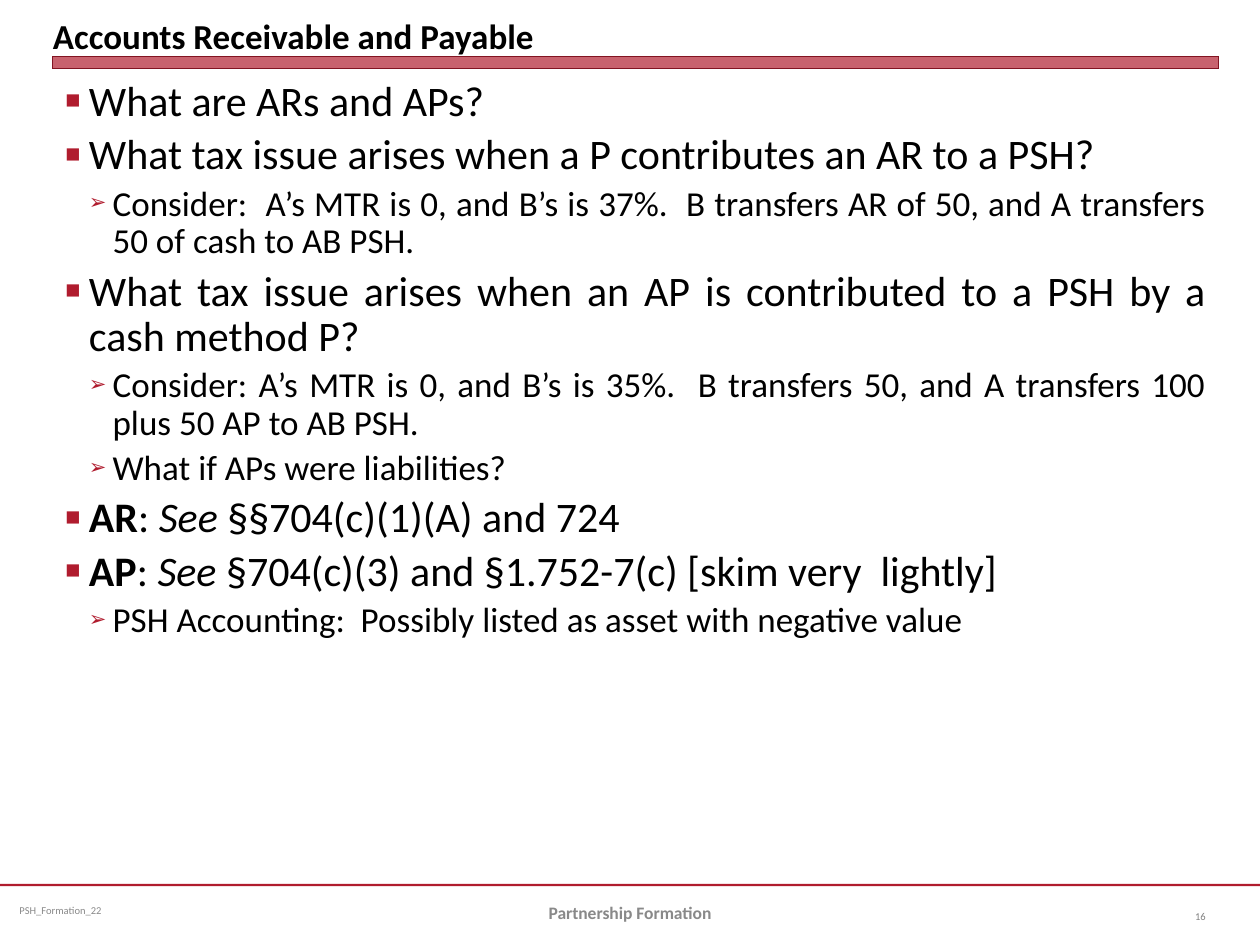
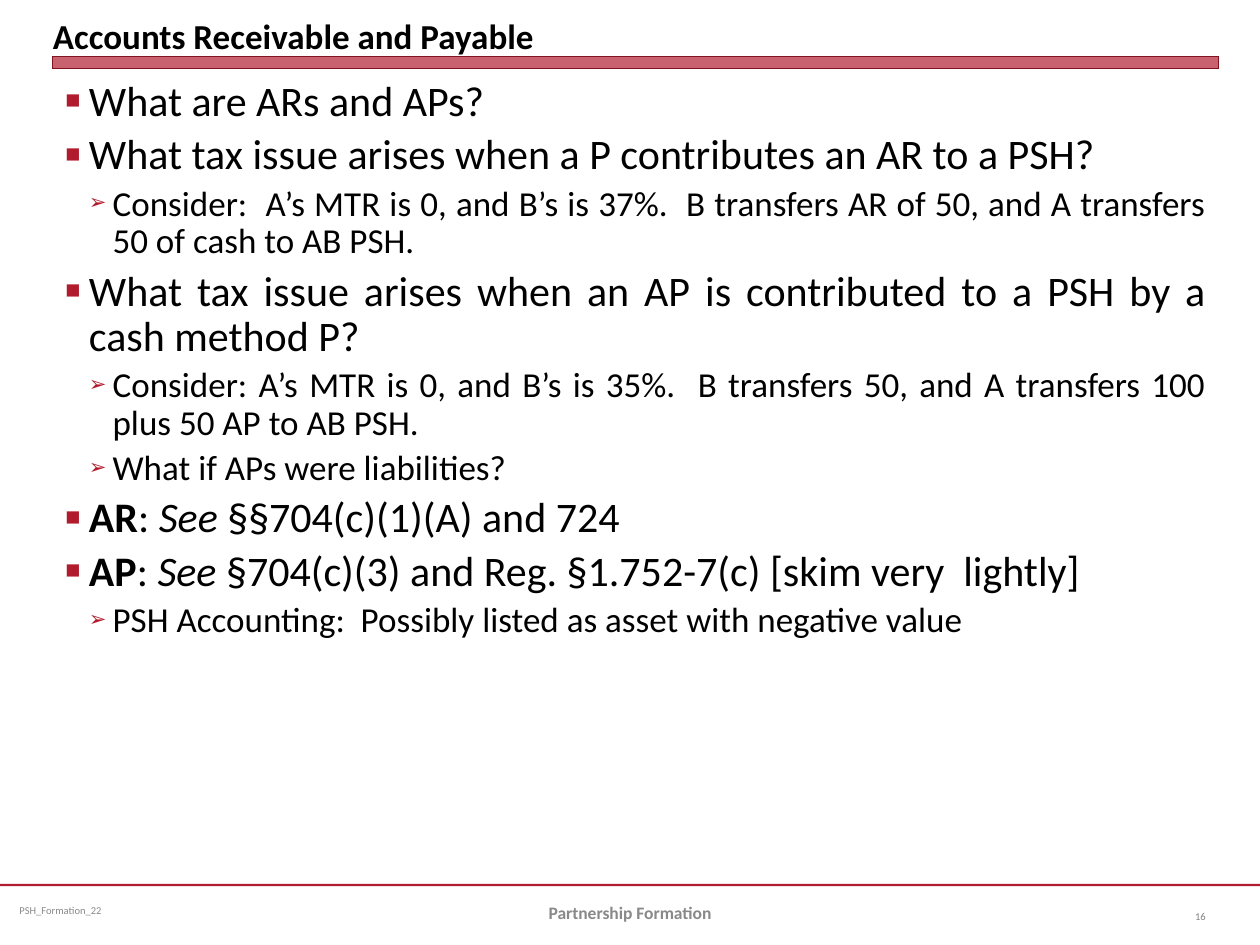
Before and after one commit to jmc877/Partnership-Tax, a slide deck: slide 16 of slides/PSH_Formation_22.pptx. Drawn at 1260x945 pixels with LibreOffice and Linux fonts; fonts in the diff are those of the drawing. Boxes give left, top, right and bottom in pixels: in the first picture for what was removed or moved away, otherwise in the second. Text is boxed around its words. In the diff, an @@ line names an element or a change of style, - is before the commit and + after.

```diff
--- a/slides/PSH_Formation_22.pptx
+++ b/slides/PSH_Formation_22.pptx
@@ text at (89,555,1079,594): text changed @@
-■ AP: See §704(c)(3) and §1.752-7(c) [skim very lightly]
+■ AP: See §704(c)(3) and Reg. §1.752-7(c) [skim very lightly]
```
Also in this commit, not shown: 2 other files.
